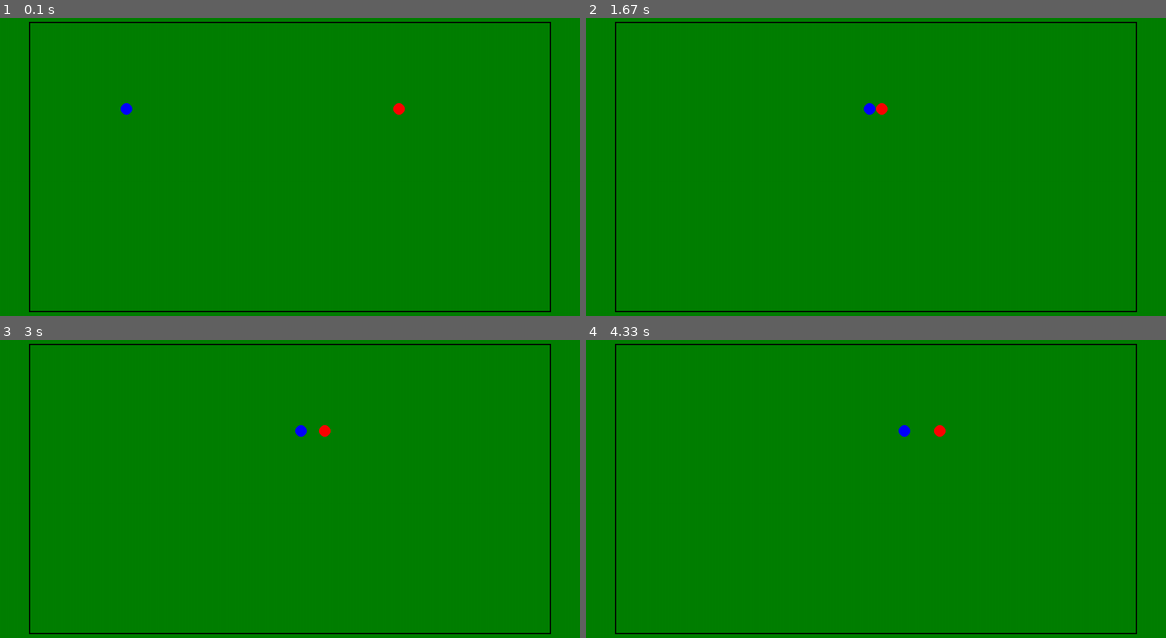
Above: before the commit, frames 1-4 (two rows, left to right).
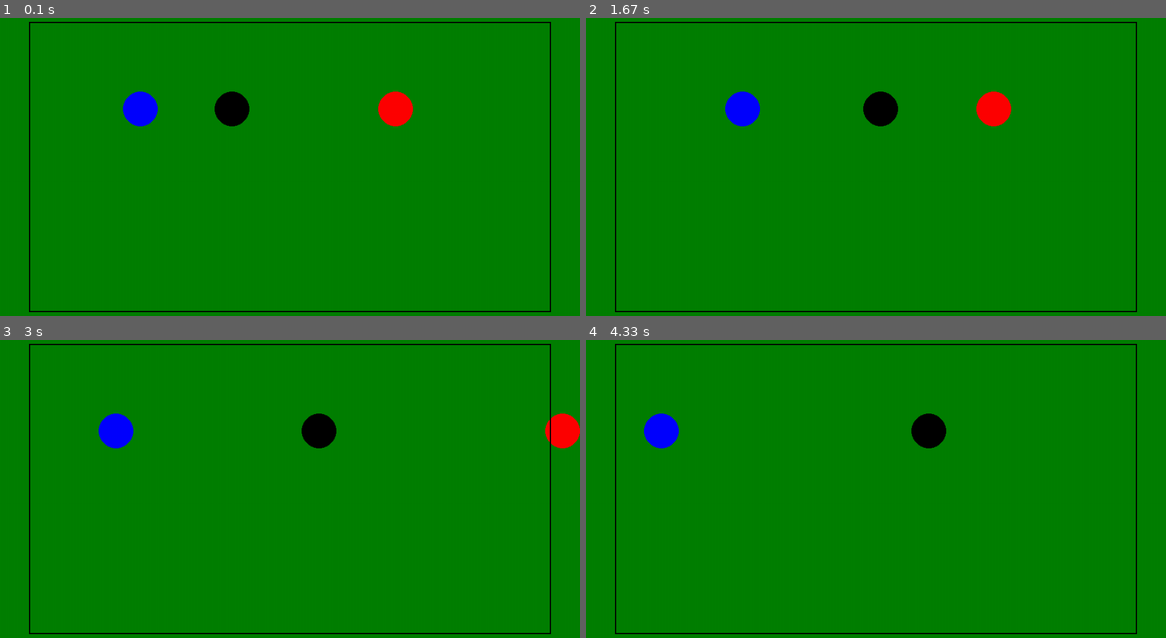
Above: after the commit, the same moments.

Repository: Juan-David-30/ProyectoFisica
Game: pygame game, started from qlq final.py
Same seed, same stepped clock (60 frames per second), same inputs: the game is played once before the commit and once after it.
Inputs:
- Up to frame 1 (0.1 s): no input
- Up to frame 2 (1.67 s): no input
- Up to frame 3 (3 s): no input
- Up to frame 4 (4.33 s): no input

The runs differ from the first frame. In frame 1, 1.6% of the frame differs, in the area x 20-72%, y 24-37%; in frame 2, 1.7%; in frame 3, 1.7%, in the area x 17-100%, y 24-37%; in frame 4, 1.2%.

Commit message:
Ligeras modificaciones

Diff:
--- a/qlq final.py
+++ b/qlq final.py
@@ -65,11 +65,11 @@
 # Clase para representar una bola
 class Ball:
     # Constructor
-    def __init__(self, x = 200, y = 200, radius = 10, mass = 1, speed = 10, angle = 0, color = RED):
+    def __init__(self, x = 200, y = 200, radius = 30, mass = 1, speed = 10, angle = 0, color = RED):
         """
             Constructor de clase ball recibe los siguientes argumentos:
-            x : coordenada inicial en x - 0 por default
-            y : coordenada inicial en y - 0 por default
+            x : coordenada inicial en x - 200 por default
+            y : coordenada inicial en y - 200 por default
             radius: Radio de la bola (m) - 1 por default
             speed: Velocidad de la bola (m/s) - 1 por default
             angulo respecto a la horizontal de la bola (º) - 0 por default
@@ -122,7 +122,6 @@
         if distance > self.radius + other.radius:
             return False
         elif kind == KINDS_OF_COLLISION[2]:
-            print("comp inelastica")
             # Colisión completamente inelastica
             vfx = (self.vx * self.mass + other.vx * other.mass) / (self.mass + other.mass)
             vfy = (self.vy * self.mass + other.vy * other.mass) / (self.mass + other.mass)
@@ -131,7 +130,6 @@
             other.updateSpeed(vfx, vfy)
             return True
         elif kind == KINDS_OF_COLLISION[1] or kind == KINDS_OF_COLLISION[0]:
-            print("Elastica o inelastica")
             # Para colisión inelastica y elastica podemos usar las mismas formulas basadas en el coeficiente de restitución
             vfx = (self.mass * self.vx + other.mass * (other.vx + e * (other.vx - self.vx))) / (self.mass + other.mass)
             othervfx = (self.mass * (self.vx - vfx) + other.mass * other.vx) / other.mass
@@ -156,10 +154,11 @@
 clock = pygame.time.Clock()
 
 # Creación de las bolas (valores iniciales)
-ball1 = Ball(speed = 3, color = BLUE)
-ball2 = Ball(700, angle = 180, speed = 2)
-
-escenario = Scenenary(screen, KINDS_OF_COLLISION[1], ball1, ball2, e = .05)
+ball1 = Ball(speed = 7, color = BLUE)
+ball2 = Ball(700, angle = 180, speed = 3)
+ball3 = Ball(400, speed = 0, color = BLACK, mass = 3)
+
+escenario = Scenenary(screen, KINDS_OF_COLLISION[1], ball1, ball2, ball3, e = .5)
 """
 # Inicialización de Matplotlib para la gráfica de energía cinética
 plt.ion()
